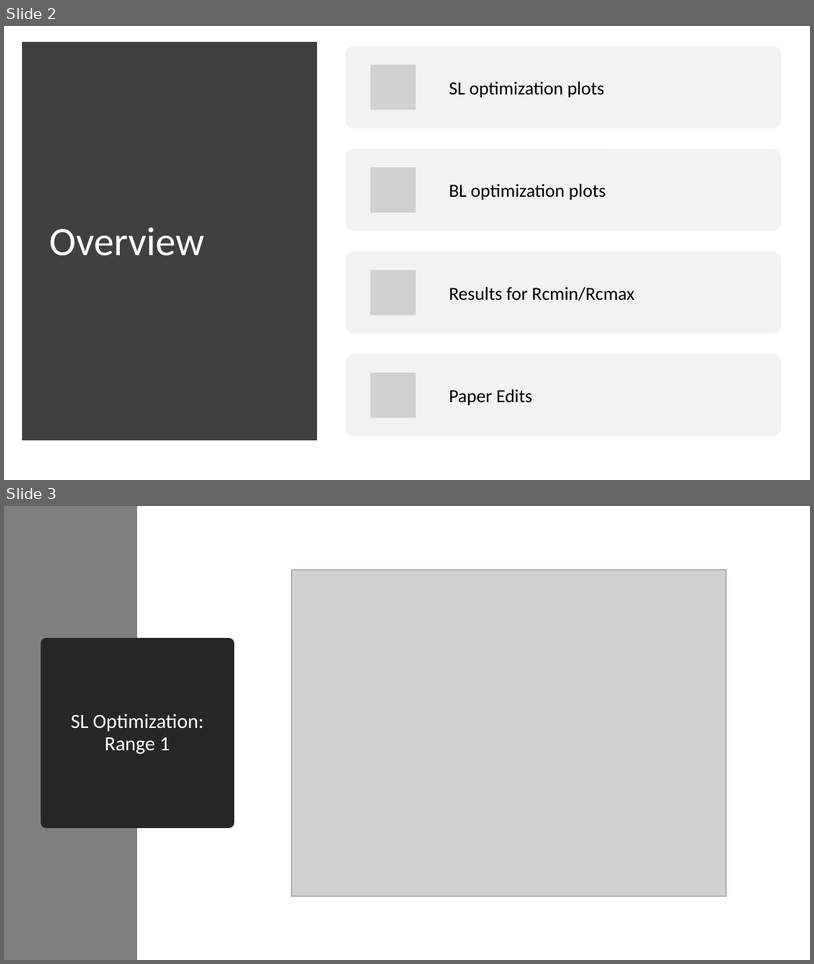
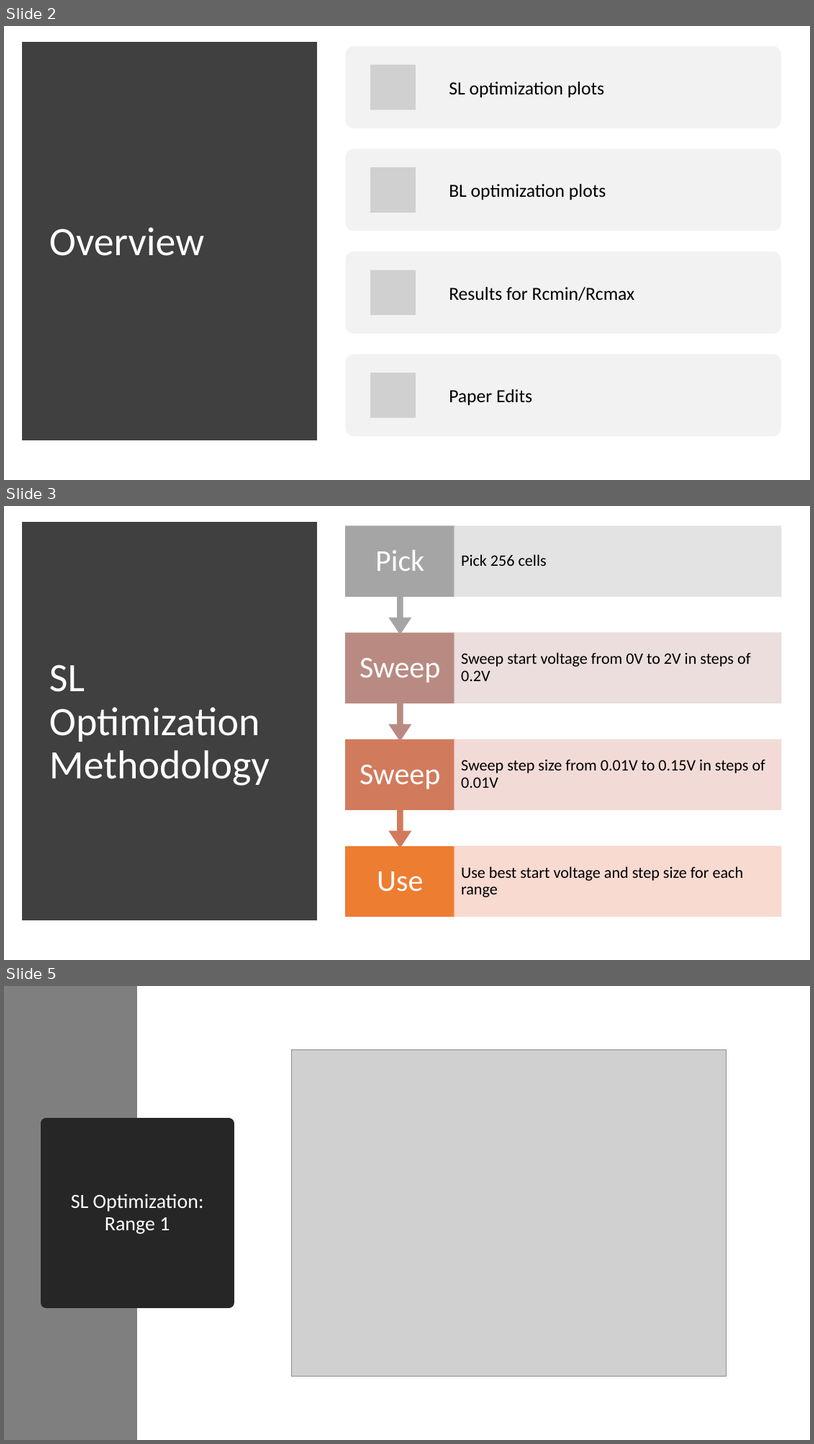
Before and after one commit to akashlevy/RRAM-RADAR-Tuning, a slide deck: presentations/Updates 6-2-20.pptx. Shown one above the other, each under a label of ours: slides 2 and 3 before the commit, slides 2, 3 and 5 after it; the slides between them are not shown. The pictures are 814x964 and 814x1444 pixels, drawn with LibreOffice and Linux fonts; fonts in the diff are those of the drawing; grey boxes stand for pictures. Boxes give left, top, right and bottom in pixels: in the first picture for what was removed or moved away, otherwise in the second. Text is boxed around its words. In the diff, an @@ line names an element or a change of style, - is before the commit and + after.

```diff
--- a/presentations/Updates 6-2-20.pptx
+++ b/presentations/Updates 6-2-20.pptx
@@ slide 3 added at [4,506,810,960], background #FFFFFF @@
@@ rectangle added at [26,526,313,916], fill #404040, outline #404040 10 pt @@
@@ group added at [346,526,782,916]: 8 texts, 5 rectangles, 3 up arrow callouts @@
+Use
+Use best start voltage and step size for each range
+Sweep
+Sweep step size from 0.01V to 0.15V in steps of 0.01V
+Sweep
+Sweep start voltage from 0V to 2V in steps of 0.2V
+Pick
+Pick 256 cells
@@ title added at [49,664,270,785], 48 pt, text #FFFFFF @@
+SL Optimization
+Methodology
@@ what was slide 3 is now slide 5 @@
```
Also in this commit, not shown: 1 slide changed, 11 other slides added, 1 slide removed, 38 other files.
